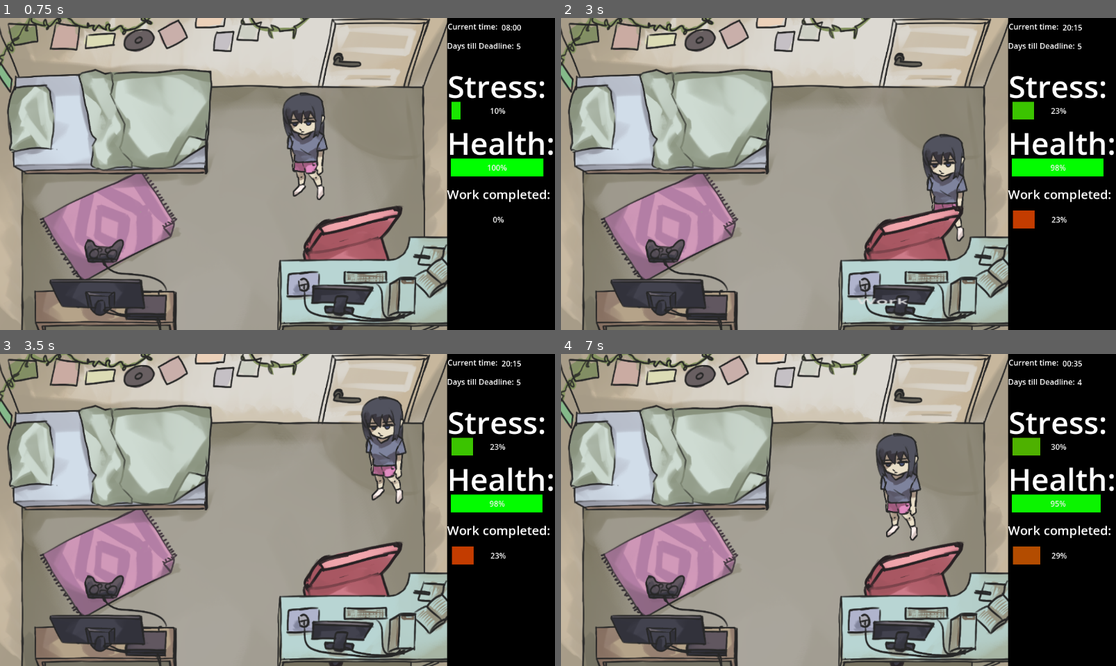
Above: before the commit, frames 1-4 (two rows, left to right).
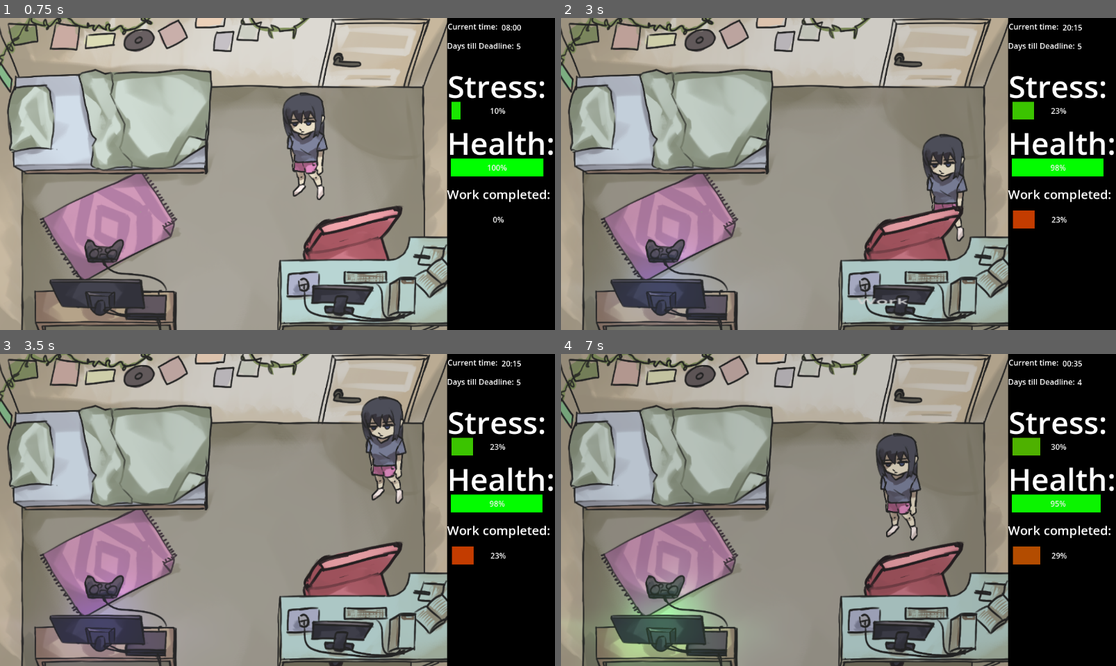
Above: after the commit, the same moments.

Repository: rschlegeTH/EPWS2526PritzkauSchlegel
Game: Godot game, scene res://main_scene_room.tscn
Two runs of this game, one before a commit and one after it. Both use one fixed random seed, a clock stepped at 60 frames per second and the inputs below. The engine's default icon, where the game draws it, is replaced by a stand-in: a white triangle on a blue panel in a dark square.
Inputs (mouse positions are in pixels of both pictures, inside the frame that each line leads up to):
- Up to frame 1 (0.75 s): tap Enter at 0.5 s; move the mouse to (399, 158) at 0.52 s; hold Right (ui_right) from 0.53 s (still down); hold E (interact) from 0.53 s (still down)
- Up to frame 2 (3 s): move the mouse to (727, 189) at 1.27 s; release Right (ui_right) at 1.28 s; release E (interact) at 1.28 s; hold Down (ui_down) 1.28-2.03 s; tap E (interact) at 1.35, 2.85 s; move the mouse to (882, 298) at 2.02 s; hold Right (ui_right) 2.03-2.78 s; hold E (interact) 2.03-2.78 s; tap Space at 2.75 s; move the mouse to (810, 236) at 2.77 s; hold Up (ui_up) from 2.78 s (still down)
- Up to frame 3 (3.5 s): keep holding Up (ui_up)
- Up to frame 4 (7 s): move the mouse to (1005, 556) at 3.52 s; release Up (ui_up) at 3.53 s; hold E (interact) 3.53-4.28 s; hold Left (ui_left) 3.53-5.03 s; move the mouse to (672, 463) at 4.27 s; tap E (interact) at 4.35, 5.85 s; tap Enter at 5 s; move the mouse to (866, 510) at 5.02 s; hold Down (ui_down) 5.03-5.78 s; hold E (interact) 5.03-5.78 s; move the mouse to (755, 432) at 5.77 s; hold Right (ui_right) 5.78-6.53 s; move the mouse to (960, 494) at 6.52 s; hold Up (ui_up) from 6.53 s (still down); hold E (interact) from 6.53 s (still down)

Frame 1 is identical in both runs. In frame 2, 0.3% of the frame differs, in the area x 13-24%, y 76-95%; in frame 3, 0.6%; in frame 4, 14%, in the area x 2-81%, y 0-99%.

Commit message:
Shader Implimentiert

Diff:
--- a/Development/new-game-project/main_scene.tscn
+++ b/Development/new-game-project/main_scene.tscn
@@ -12,9 +12,9 @@
 [ext_resource type="Script" uid="uid://d24isyeimle14" path="res://scritps/health.gd" id="5_7ycvg"]
 [ext_resource type="Script" uid="uid://trb6bkry4npk" path="res://scritps/play_rich_text_label.gd" id="5_qwutr"]
 [ext_resource type="Script" uid="uid://bx3oit2pd0xot" path="res://scritps/sleep_rich_text_label.gd" id="7_671wp"]
-[ext_resource type="Script" uid="uid://4kvqfpelv0xf" path="res://endscreen.gd" id="13_mo76n"]
-[ext_resource type="Script" uid="uid://cboeeqahucrb3" path="res://win_or_lose.gd" id="14_42l1d"]
-[ext_resource type="Script" uid="uid://cbkp11y6ficih" path="res://win_or_lose_disc.gd" id="15_2jcla"]
+[ext_resource type="Script" uid="uid://4kvqfpelv0xf" path="res://scritps/endscreen.gd" id="13_mo76n"]
+[ext_resource type="Script" uid="uid://cboeeqahucrb3" path="res://scritps/win_or_lose.gd" id="14_42l1d"]
+[ext_resource type="Script" uid="uid://cbkp11y6ficih" path="res://scritps/win_or_lose_disc.gd" id="15_2jcla"]
 
 [sub_resource type="Curve" id="Curve_7ycvg"]
 _data = [Vector2(0.3032787, 0.50075305), 0.0, 0.68272454, 0, 0, Vector2(1, 1), 0.7165662, 0.0, 1, 0]
--- a/Development/new-game-project/main_scene_room.tscn
+++ b/Development/new-game-project/main_scene_room.tscn
@@ -1,12 +1,15 @@
-[gd_scene load_steps=50 format=3 uid="uid://txamr71ux6xl"]
+[gd_scene load_steps=54 format=3 uid="uid://txamr71ux6xl"]
 
 [ext_resource type="PackedScene" uid="uid://001sx3h20shs" path="res://variablen_manager.tscn" id="1_l7cbk"]
+[ext_resource type="Shader" uid="uid://mbwuvm5tynd7" path="res://shader/low_productivity.gdshader" id="2_imkwa"]
 [ext_resource type="Shader" uid="uid://c7rg0rt7ngvuc" path="res://shader/low_health.gdshader" id="2_jv2be"]
 [ext_resource type="Script" uid="uid://c2ojj45s1ubir" path="res://scritps/player.gd" id="2_uvgfp"]
+[ext_resource type="Texture2D" uid="uid://bo5c3tsnnk8hk" path="res://Sprites/Low_productivity_overlay.png" id="3_574yo"]
 [ext_resource type="Texture2D" uid="uid://depgagjm8os56" path="res://Sprites/Character basic.png" id="3_cri2g"]
 [ext_resource type="Texture2D" uid="uid://dbixvu8bd3wqi" path="res://Sprites/Low_health_overlay.png" id="3_s07yt"]
 [ext_resource type="Script" uid="uid://b8vwaq150pbxl" path="res://scritps/work_rich_text_label.gd" id="3_uvgfp"]
 [ext_resource type="Texture2D" uid="uid://b3jqbeaej4glo" path="res://Sprites/Bed.png" id="4_4lggk"]
+[ext_resource type="Script" uid="uid://5xo65w52vis3" path="res://scritps/low_productivity_shader.gd" id="4_574yo"]
 [ext_resource type="Texture2D" uid="uid://eaeh3rkamvkk" path="res://Sprites/Character stressed.png" id="4_fgg7d"]
 [ext_resource type="Script" uid="uid://dhxmwv6rvlxts" path="res://Sprites/low_health_shader.gd" id="4_jo7i1"]
 [ext_resource type="Shader" uid="uid://p6ywbc8hrhv" path="res://shader/high_stress.gdshader" id="5_3ukrw"]
@@ -25,9 +28,9 @@
 [ext_resource type="Script" uid="uid://cpm82nwghtijw" path="res://scritps/RoomUI/health_progress_bar.gd" id="11_k4vso"]
 [ext_resource type="Texture2D" uid="uid://b16syya0jtmnf" path="res://Sprites/Chair.png" id="12_78hxn"]
 [ext_resource type="Script" uid="uid://ww5lfs3q7ag7" path="res://scritps/RoomUI/stress_progress_bar.gd" id="12_l7cbk"]
-[ext_resource type="Script" uid="uid://4kvqfpelv0xf" path="res://endscreen.gd" id="13_qvx3r"]
-[ext_resource type="Script" uid="uid://cboeeqahucrb3" path="res://win_or_lose.gd" id="14_78hxn"]
-[ext_resource type="Script" uid="uid://cbkp11y6ficih" path="res://win_or_lose_disc.gd" id="15_jo7i1"]
+[ext_resource type="Script" uid="uid://4kvqfpelv0xf" path="res://scritps/endscreen.gd" id="13_qvx3r"]
+[ext_resource type="Script" uid="uid://cboeeqahucrb3" path="res://scritps/win_or_lose.gd" id="14_78hxn"]
+[ext_resource type="Script" uid="uid://cbkp11y6ficih" path="res://scritps/win_or_lose_disc.gd" id="15_jo7i1"]
 [ext_resource type="Texture2D" uid="uid://dfb6o1eo4e23j" path="res://icon.svg" id="16_v0yip"]
 [ext_resource type="PackedScene" uid="uid://solg1nieiklo" path="res://scritps/Tooltip/tooltip.tscn" id="20_78hxn"]
 [ext_resource type="Script" uid="uid://pi2ooeptgdgq" path="res://scritps/Tooltip/tooltip_interact.gd" id="23_jo7i1"]
@@ -55,6 +58,10 @@
 [sub_resource type="Curve" id="Curve_mo76n"]
 _data = [Vector2(0, 0.011295319), 0.0, 0.29484877, 0, 0, Vector2(1, 1), 1.5425423, 0.0, 0, 0]
 point_count = 2
+
+[sub_resource type="ShaderMaterial" id="ShaderMaterial_33qf1"]
+shader = ExtResource("2_imkwa")
+shader_parameter/intensity = 0.0
 
 [sub_resource type="ShaderMaterial" id="ShaderMaterial_qvx3r"]
 shader = ExtResource("2_jv2be")
@@ -149,6 +156,20 @@
 
 [node name="ShaderEffekte" type="Node2D" parent="."]
 
+[node name="LowProductivityShader" type="Sprite2D" parent="ShaderEffekte"]
+z_index = 3
+material = SubResource("ShaderMaterial_33qf1")
+position = Vector2(-112, 1.4066696e-05)
+scale = Vector2(0.6535211, 0.6)
+texture = ExtResource("3_574yo")
+script = ExtResource("4_574yo")
+
+[node name="BackBufferCopy2" type="BackBufferCopy" parent="ShaderEffekte"]
+z_index = 3
+position = Vector2(-112.00003, 0)
+scale = Vector2(7.25, 5.0625)
+copy_mode = 2
+
 [node name="LowHealthShader" type="Sprite2D" parent="ShaderEffekte"]
 z_index = 3
 material = SubResource("ShaderMaterial_qvx3r")
@@ -156,6 +177,12 @@
 scale = Vector2(0.6535211, 0.6)
 texture = ExtResource("3_s07yt")
 script = ExtResource("4_jo7i1")
+
+[node name="BackBufferCopy" type="BackBufferCopy" parent="ShaderEffekte"]
+z_index = 3
+position = Vector2(-112.00003, 0)
+scale = Vector2(7.25, 5.0625)
+copy_mode = 2
 
 [node name="HighStressShader" type="Sprite2D" parent="ShaderEffekte"]
 z_index = 3
--- /dev/null
+++ b/Development/new-game-project/scritps/low_productivity_shader.gd
@@ -0,0 +1,11 @@
+extends Sprite2D
+@onready var vMan := %"Variablen-Manager"
+
+# Called when the node enters the scene tree for the first time.
+func _ready() -> void:
+	pass # Replace with function body.
+
+
+# Called every frame. 'delta' is the elapsed time since the previous frame.
+func _process(delta: float) -> void:
+	$".".material.set_shader_parameter("intensity", clamp((-vMan.productivity + 100.0) * 0.01, 0.0, 1.0))
--- a/Development/new-game-project/shader/low_health.gdshader
+++ b/Development/new-game-project/shader/low_health.gdshader
@@ -10,6 +10,6 @@
 void fragment()
 {
   vec4 bg_color = texture( SCREEN_TEXTURE, SCREEN_UV );
-  COLOR.rgb = hard_light( bg_color, COLOR ).rgb;
-  COLOR.a = intensity;
+  COLOR.rgb = mix(bg_color, hard_light( bg_color, COLOR ), intensity).rgb;
+  //COLOR.a = intensity;
 }
--- /dev/null
+++ b/Development/new-game-project/shader/low_productivity.gdshader
@@ -0,0 +1,35 @@
+shader_type canvas_item;
+uniform sampler2D SCREEN_TEXTURE:hint_screen_texture;
+uniform float intensity : hint_range(0,1) = 0.0;
+
+vec4 multiply(vec4 base, vec4 blend){
+	return base * blend;
+}
+
+vec4 color_dodge(vec4 base, vec4 blend){
+	return base / (1.0 - blend);
+}
+
+vec4 shift_hue(vec4 color, float shift){
+	vec3 gray = vec3(0.57735);
+	vec3 projection = gray * dot(gray, color.rgb);
+	vec3 U = color.rgb - projection;
+	vec3 V = cross(gray, U);
+	vec3 shifted = U * cos(shift * 2.0 * PI) + V * sin(shift * 2.0 * PI) + projection;
+	return vec4(shifted, color.a);
+}
+
+void fragment() {
+	vec4 changingColor = shift_hue(COLOR, mod(TIME, 5.0) / 5.0);
+
+	vec4 bg_color = texture(SCREEN_TEXTURE, SCREEN_UV);
+
+	vec4 temp = multiply(bg_color, changingColor);
+
+	COLOR.rgb = mix(bg_color, color_dodge(mix(bg_color, temp, 0.5), changingColor), intensity).rgb;
+}
+
+//void light() {
+//	// Called for every pixel for every light affecting the CanvasItem.
+//	// Uncomment to replace the default light processing function with this one.
+//}
Binary file added: Development/new-game-project/Sprites/Low_productivity_overlay.png
Not shown, added: Development/new-game-project/Sprites/Low_productivity_overlay.png.import
Renamed: Development/new-game-project/endscreen.gd -> Development/new-game-project/scritps/endscreen.gd
Renamed: Development/new-game-project/endscreen.gd.uid -> Development/new-game-project/scritps/endscreen.gd.uid
Not shown, added: Development/new-game-project/scritps/low_productivity_shader.gd.uid
Renamed: Development/new-game-project/win_or_lose.gd -> Development/new-game-project/scritps/win_or_lose.gd
Renamed: Development/new-game-project/win_or_lose.gd.uid -> Development/new-game-project/scritps/win_or_lose.gd.uid
Renamed: Development/new-game-project/win_or_lose_disc.gd -> Development/new-game-project/scritps/win_or_lose_disc.gd
Renamed: Development/new-game-project/win_or_lose_disc.gd.uid -> Development/new-game-project/scritps/win_or_lose_disc.gd.uid
Not shown, added: Development/new-game-project/shader/low_productivity.gdshader.uid
